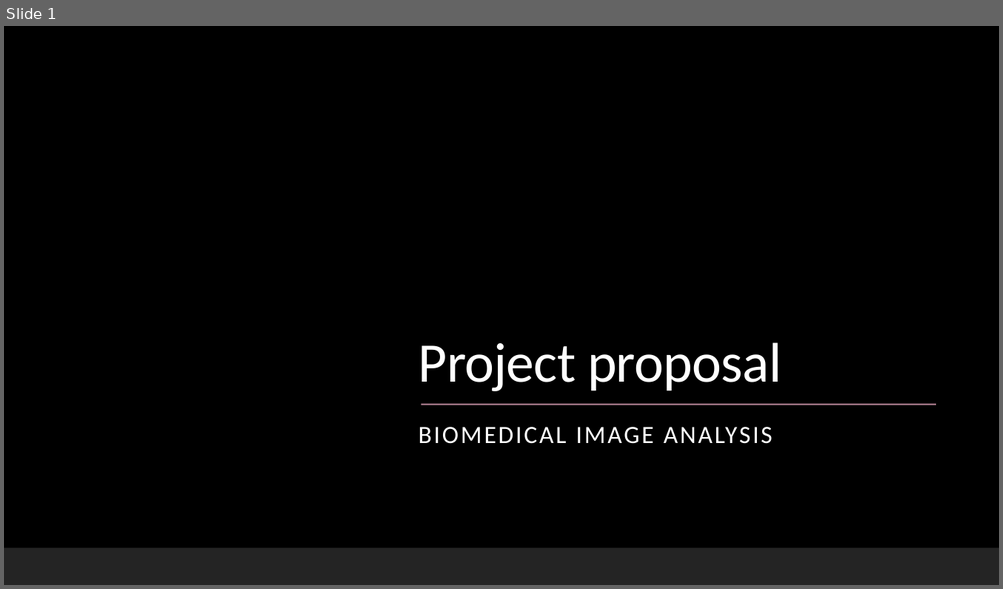
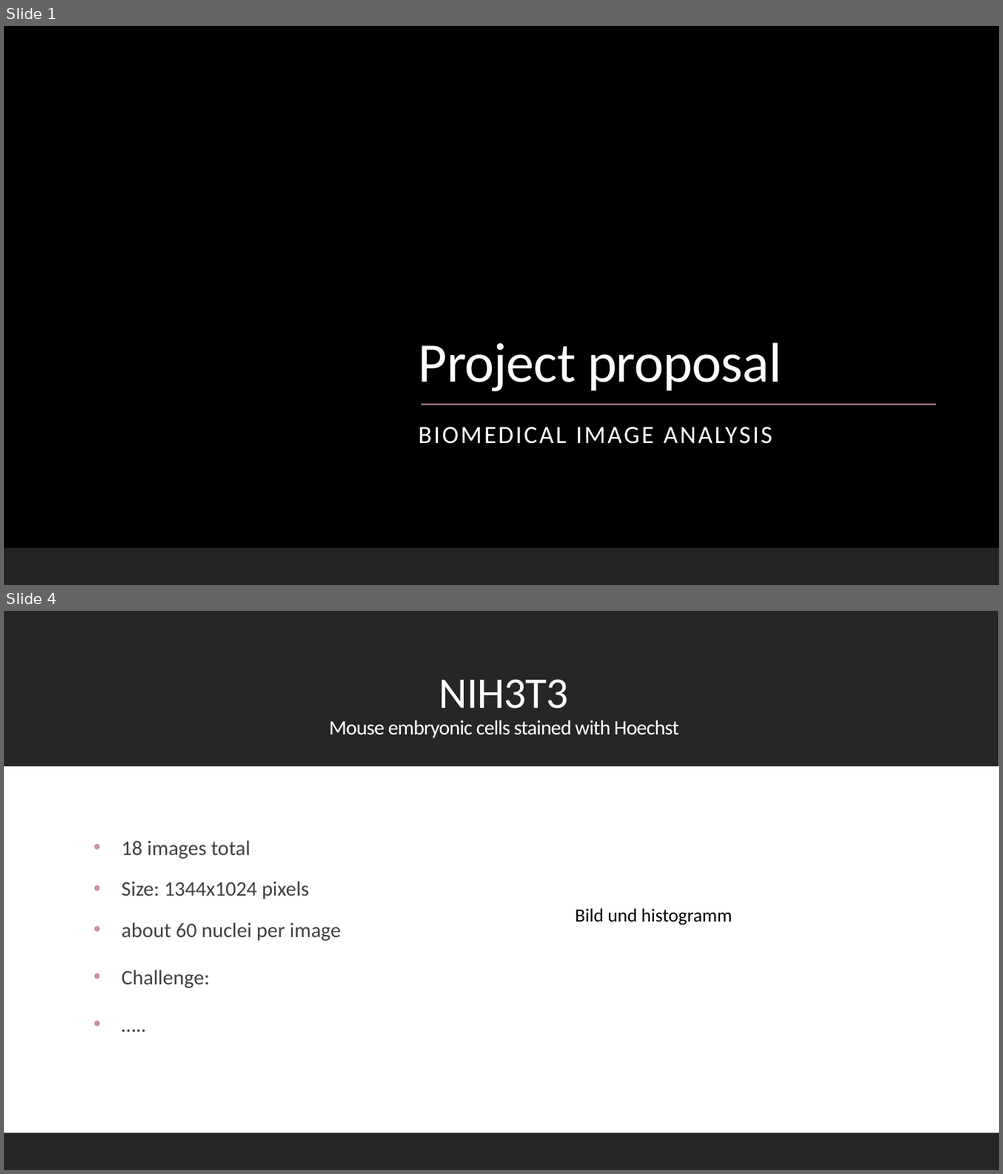
Before and after one commit to datascience-mobi-2022/2022-topic-01-team-04, a slide deck: presentation/layout.pptx. Shown one above the other, each under a label of ours: slide 1 before the commit, slides 1 and 4 after it; the slides between them are not shown. The pictures are 1003x589 and 1003x1174 pixels, drawn with LibreOffice and Linux fonts; fonts in the diff are those of the drawing; background and template pictures are left out. Boxes give left, top, right and bottom in pixels: in the first picture for what was removed or moved away, otherwise in the second. Text is boxed around its words. In the diff, an @@ line names an element or a change of style, - is before the commit and + after.

```diff
--- a/presentation/layout.pptx
+++ b/presentation/layout.pptx
@@ slide 4 added at [4, 611, 999, 1170], background #FFFFFF @@
@@ rectangle added at [4, 611, 999, 1170], fill #FFFFFF @@
@@ rectangle added at [4, 611, 999, 766], fill #262626 @@
@@ title added at [329, 679, 679, 738], 19.8 pt, text #FFFFFF @@
+NIH3T3
+Mouse embryonic cells stained with Hoechst
@@ text added at [122, 840, 341, 988], 20 pt, text #404040 @@
+• 18 images total
+• Size: 1344x1024 pixels
+• about 60 nuclei per image
+• Challenge:
+• …..
@@ text added at [575, 908, 731, 925], 18 pt, text #000000 @@
+Bild und histogramm
@@ rectangle added at [4, 1133, 999, 1170], fill #262626 @@
```
Also in this commit, not shown: 4 other slides added, 2 slides removed.
